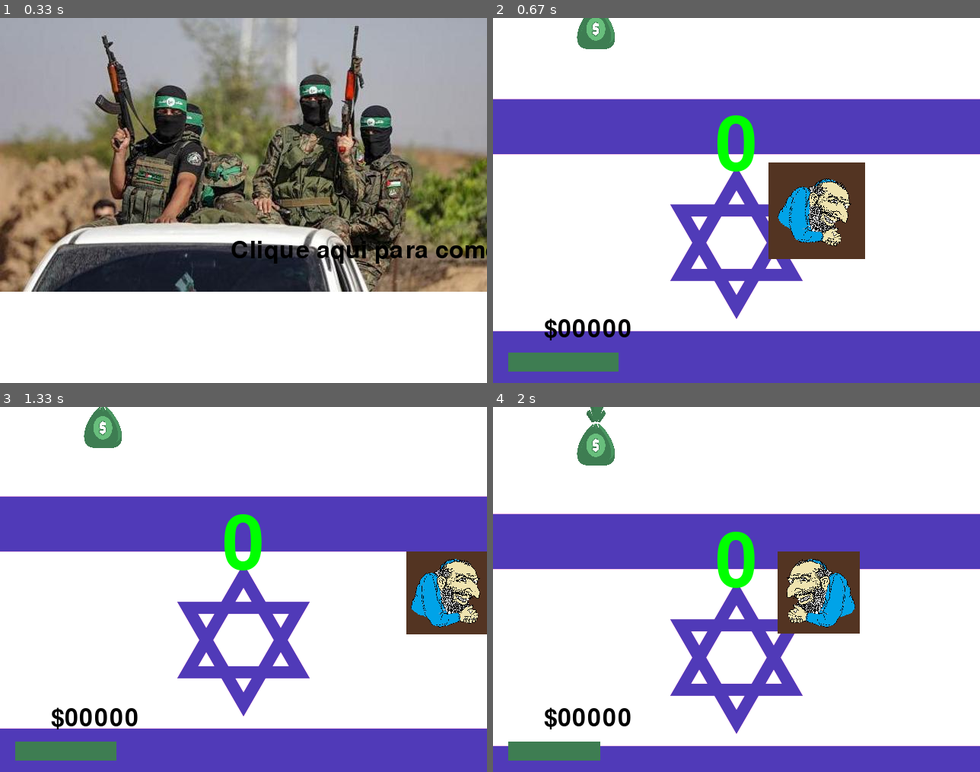
Above: before the commit, frames 1-4 (two rows, left to right).
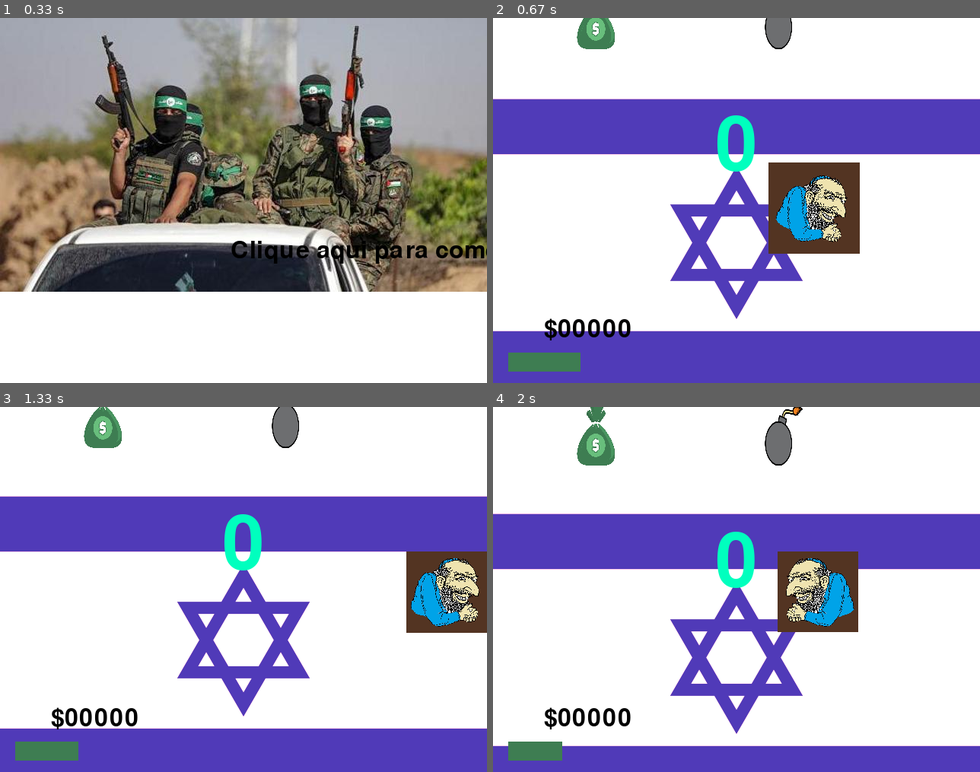
Above: after the commit, the same moments.

Repository: insper-classroom/projeto-pygame-jogo-thais-e-gustavo-valente
Game: pygame game, started from jogo.py
The game is run twice, just before and just after one commit, with the same random seed, the same clock (stepped at 60 frames per second) and the same inputs.
Inputs (mouse positions are in pixels of both pictures, inside the frame that each line leads up to):
- Up to frame 1 (0.33 s): no input
- Up to frame 2 (0.67 s): click "Clique aqui para começar" at 0.38 s
- Up to frame 3 (1.33 s): click (126, 593) at 0.72 s; click (316, 461) at 1.05 s
- Up to frame 4 (2 s): click (746, 465) at 1.38 s; click (741, 629) at 1.72 s

Frame 1 is identical in both runs. In frame 2, 3.1% of the frame differs, in the area x 17-77%, y 0-97%; in frame 3, 2.5%; in frame 4, 2.7%.

Commit message:
feat: bomba

Diff:
--- a/jogo.py
+++ b/jogo.py
@@ -23,6 +23,14 @@
         self.spritedinheiro = pygame.image.load('money.png')
         self.spritedinheiro = pygame.transform.scale(self.spritedinheiro, (50, 80))
 
+class Bomba(pygame.sprite.Sprite):
+    def __init__(self):
+        super().__init__()
+        self.posicao = pygame.Vector2()
+        self.posicao.xy
+        self.spritebomba = pygame.image.load('bomba.png')
+        self.spritebomba = pygame.transform.scale(self.spritebomba, (50, 80))
+
 class Fundo:
     def __init__(self):
         self.spritefundo = pygame.image.load('bandeirafundo.png')
@@ -42,6 +50,8 @@
 
     spritebotao = pygame.image.load('button.png')
 
+
+
 def clamp(valor, min, max):
     if valor < min:
         return min
@@ -55,12 +65,11 @@
     return (a_x + a_width > b_x) and (a_x < b_x + b_width) and (a_y + a_height > b_y) and (a_y < b_y + b_height)
 
 
-
 def main():
     pygame.init()
 
     #comeca a tela
-    window = pygame.display.set_mode((640, 480), 0, 32)
+    window = pygame.display.set_mode((640, 480))
     font = pygame.font.Font(pygame.font.get_default_font(), 100)
     fonte_pequena = pygame.font.Font(pygame.font.get_default_font(), 32)
     fonte_menor = pygame.font.Font(pygame.font.get_default_font(), 20)
@@ -68,22 +77,29 @@
     #carrega as imagens
     sompulo = pygame.mixer.Sound('tiro.mp3')
     somdinheiro = pygame.mixer.Sound('moneysound.mp3')
+    explodindo = pygame.mixer.Sound('explosao.mp3')
     musica = pygame.mixer.music.load('musicaestadoislamico.mp3')
     BRANCO = (255, 255, 255)
 
-    rotacao = -5
+    rotacao = -3.5
 
     jogador = Jogador()
     dinheiros = []
+    bombas = []
     botoes = []
 
     #adicionando dinheiros na tela
     for i in range(5):
         dinheiros.append(Dinheiro())
 
+    for i in range(7):
+        bombas.append(Bomba())
+
     for dinheiro in dinheiros:
         dinheiro.posicao.xy = random.randrange(0, window.get_width() - dinheiro.spritedinheiro.get_width()), dinheiros.index(dinheiro)*-150 - jogador.posicao.y
 
+    for bomba in bombas:
+        bomba.posicao.xy = random.randrange(0, window.get_width() - bomba.spritebomba.get_width()), bombas.index(bomba)*-150 - jogador.posicao.y
     #criando a lista de fundos q vai ficar descendo
 
     pf = [Fundo(), Fundo(), Fundo()]
@@ -98,12 +114,12 @@
     fps = 60
     last_updated = time.time()
     planodefundostart = pygame.image.load('planodefundostart.png')
-    botaotentenovamente = pygame.font.Font(pygame.font.get_default_font(), 20)
-    botaotentenovamente = botaotentenovamente.render('Tente novamente', True, (0, 0, 0))
+    retrybutton = pygame.image.load('retry_button.png')
+    botaotentenovamente = fonte_pequena.render('Recomeçar', True, (0, 0, 0))
 
     #loop da tela de titulo
     while True:
-        pygame.mixer.music.play()
+        # pygame.mixer.music.play()
         mx, my = pygame.mouse.get_pos()
 
         deltat = time.time() - last_updated
@@ -121,7 +137,7 @@
 
 
 
-        if (clicou and checkcolisoes(mx, my, 3, 3, window.get_width() / 2 - botaotentenovamente.get_width() / 2, 288, botaotentenovamente.get_width(), botaotentenovamente.get_height())):
+        if (clicou and checkcolisoes(mx, my, 2, 2, window.get_width() / 2 - botaotentenovamente.get_width() / 2, 280, botaotentenovamente.get_width(), botaotentenovamente.get_height())):
             clicou = False
             break
 
@@ -171,22 +187,27 @@
             window.blit(x.spritefundo, (0, x.posicao))
 
         cor = colorsys.hsv_to_rgb(((jogador.posicao.y / 2) % 100) / 100, 0.2, 0.5)
-        marcadoraltura = font.render(str(altura), True, (0, 255, 0))
+        marcadoraltura = font.render(str(altura), True, (0, 255, 190))
         window.blit(marcadoraltura, (window.get_width()/2 - marcadoraltura.get_width()/2, camerafora + round((jogador.posicao.y - alturainicial)/window.get_height())*window.get_height() + jogador.flipatual.get_height() - 40))
+
+        mostrarcontador = fonte_pequena.render('$' + str(contadordinheiro).zfill(5), True, (0, 0, 0))
+        window.blit(mostrarcontador, (67, 394))
 
         for dinheiro in dinheiros:
             window.blit(dinheiro.spritedinheiro, (dinheiro.posicao.x, dinheiro.posicao.y + camerafora))
 
+        for bomba in bombas:
+            window.blit(bomba.spritebomba, (bomba.posicao.x, bomba.posicao.y + camerafora))
+
         window.blit(pygame.transform.rotate(jogador.flipatual, clamp(jogador.velocidade.y, -10, 5)*rotacao), (jogador.posicao.x, jogador.posicao.y + camerafora))
-        pygame.draw.rect(window, (62, 125, 82), (20, 440, 150*(vida/100), 25))
-
-        mostrarcontador = fonte_pequena.render('$' + str(contadordinheiro).zfill(5), True, (0, 0, 0))
-        window.blit(mostrarcontador, (67, 394))
+        pygame.draw.rect(window, (62, 125, 82), (20, 440, 100*(vida/100), 25))
+
 
         if morto:
-            window.blit(botaotentenovamente, (4, 4))
-            mensagemmorto = fonte_pequena('Tente novamente', True, (0, 0, 0))
-            window.blit(mensagemmorto, (24, 8))
+            window.blit(retrybutton, (4, 4))
+            morreu = fonte_pequena.render('Recomeçar', True, (0, 0, 0))
+            window.blit(morreu, (24, 8))
+
 
         altura = round(-(jogador.posicao.y - alturainicial) / window.get_height())
 
@@ -194,12 +215,12 @@
         if jogador.flipatual.get_size()[0] + jogador.posicao.x > 640:
             jogador.velocidade.x = -abs(jogador.velocidade.x)
             jogador.flipatual = jogador.viradodireita
-            rotacao = 5
+            rotacao = 3.5
 
         if jogador.posicao.x < 0:
             jogador.velocidade.x = abs(jogador.velocidade.x)
             jogador.flipatual = jogador.viradoesquerda
-            rotacao = -5
+            rotacao = -3.5
 
         if pulando and not morto:
             jogador.velocidade.y = -forcapulo
@@ -208,12 +229,12 @@
         jogador.posicao.y += jogador.velocidade.y*deltat
         jogador.velocidade.y = clamp(jogador.velocidade.y + jogador.aceleracao*deltat, -100000000, 50)
 
-        vida -= 0.2*deltat
+        vida -= 0.3*deltat
         if vida <= 0 and not morto:
             morto = True
 
         for dinheiro in dinheiros:
-            if camerafora + dinheiro.posicao.y + 90 > window.get_height():
+            if camerafora + dinheiro.posicao.y + 60 > window.get_height():
                 dinheiro.posicao.y -= window.get_height()*2
                 dinheiro.posicao.x = random.randrange(0, window.get_width() - dinheiro.spritedinheiro.get_width())
             if (checkcolisoes(jogador.posicao.x, jogador.posicao.y, jogador.flipatual.get_width(), jogador.flipatual.get_height(), dinheiro.posicao.x, dinheiro.posicao.y, dinheiro.spritedinheiro.get_width(), dinheiro.spritedinheiro.get_height())):
@@ -224,6 +245,17 @@
                 dinheiro.posicao.x = random.randrange(0, window.get_width() - dinheiro.spritedinheiro.get_width())
                 pygame.mixer.Sound.play(somdinheiro)
 
+        for bomba in bombas:
+            if camerafora + bomba.posicao.y + 60 > window.get_height():
+                bomba.posicao.y =- window.get_height()*2
+                bomba.posicao.x = random.randrange(0, window.get_width() - bomba.spritebomba.get_width())
+            if (checkcolisoes(jogador.posicao.x, jogador.posicao.y, jogador.flipatual.get_width(), jogador.flipatual.get_height(), bomba.posicao.x, bomba.posicao.y, bomba.spritebomba.get_width(), bomba.spritebomba.get_height())):
+                vida -= 20
+                bomba.posicao.y -= window.get_height() - random.randrange(0, 200)
+                bomba.posicao.x = random.randrange(0, window.get_width() - bomba.spritebomba.get_width())
+                pygame.mixer.Sound.play(explodindo)
+
+
         if morto and clicou and checkcolisoes(mx, my, 3, 3, 4, 4, botaotentenovamente.get_width(), botaotentenovamente.get_height()):
             vida = 100
             contadordinheiro = 0
@@ -243,6 +275,7 @@
 
             morto = False
 
+
         pf[0].posicao = camerafora + round(jogador.posicao.y / window.get_height())*window.get_height()
         pf[1].posicao = pf[0].posicao + window.get_height()
         pf[2].posicao = pf[1].posicao - window.get_height()
--- /dev/null
+++ b/tempCodeRunnerFile.py
@@ -0,0 +1 @@
+dinheirogroup
Binary file added: bomba.png
Binary file added: retry_button.png
Not shown, added: explosao.mp3
